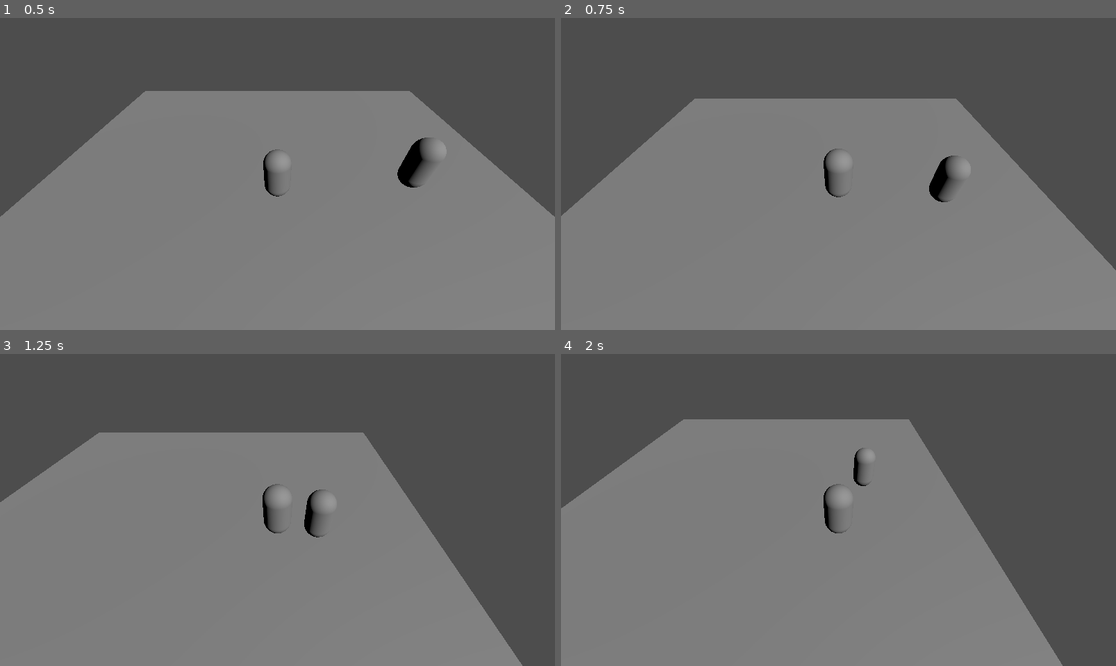
Above: before the commit, frames 1-4 (two rows, left to right).
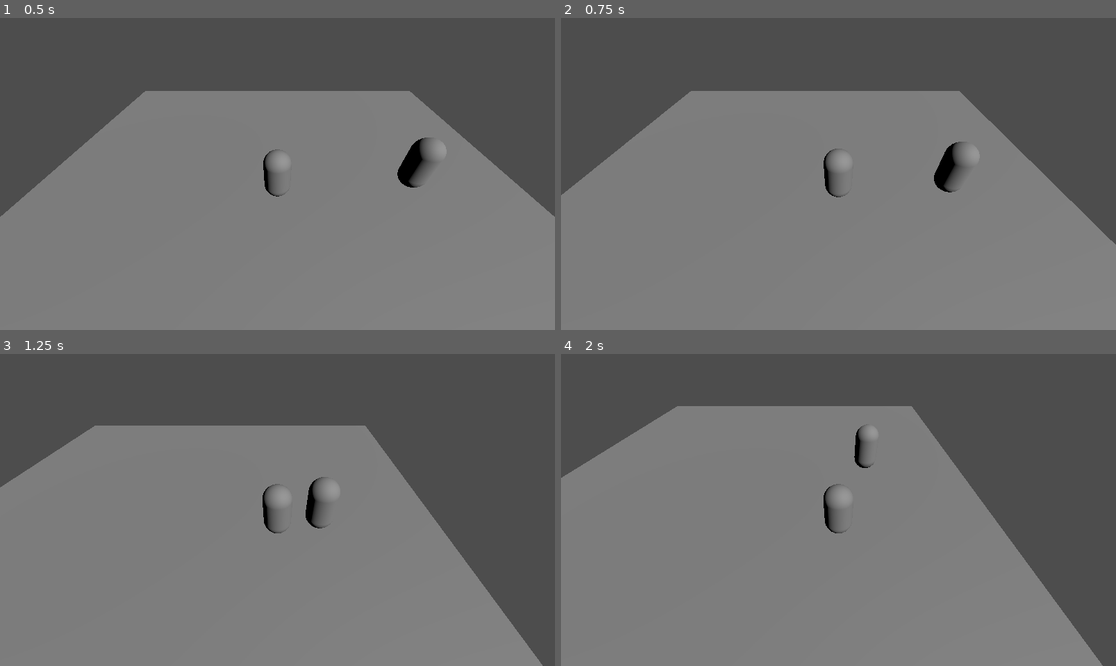
Above: after the commit, the same moments.

Repository: horangelmillan/godot_proyect
Game: Godot game, scene res://Main.tscn
Same seed, same stepped clock (60 frames per second), same inputs: the game is played once before the commit and once after it.
Inputs:
- Up to frame 1 (0.5 s): no input
- Up to frame 2 (0.75 s): tap Enter (ui_accept) at 0.5 s; hold Right (ui_right) from 0.53 s (still down); tap E (interact) at 0.6 s
- Up to frame 3 (1.25 s): keep holding Right (ui_right); tap Enter (ui_accept) at 0.77, 0.8, 1.07 s
- Up to frame 4 (2 s): release Right (ui_right) at 1.28 s; hold Down (ui_down) from 1.28 s (still down); tap Enter (ui_accept) at 1.35, 1.52, 1.82 s; tap E (interact) at 1.55 s

Frame 1 is identical in both runs. In frame 2, 4.5% of the frame differs, in the area x 0-100%, y 23-81%; in frame 3, 4.0%; in frame 4, 7.6%, in the area x 0-98%, y 16-100%.

Commit message:
Estado actual antes de separar versión IA

Diff:
--- a/nuevo-proyecto-de-juego/Main.tscn
+++ b/nuevo-proyecto-de-juego/Main.tscn
@@ -1,9 +1,9 @@
 [gd_scene format=3 uid="uid://cmyxmqdjcmwb3"]
 
-[ext_resource type="Script" uid="uid://d06w4qwkvwj2l" path="res://player.gd" id="1_glv2v"]
-[ext_resource type="Script" uid="uid://btu4usn7nbpud" path="res://camera_3d.gd" id="2_uu6xs"]
-[ext_resource type="Script" uid="uid://dlpwcs3vfh3lu" path="res://npc.gd" id="3_r0du0"]
-[ext_resource type="Script" uid="uid://dxok7c8h4ie1t" path="res://ui.gd" id="4_cm0pq"]
+[ext_resource type="Script" uid="uid://d06w4qwkvwj2l" path="res://scripts/player.gd" id="1_glv2v"]
+[ext_resource type="Script" uid="uid://btu4usn7nbpud" path="res://scripts/camera_3d.gd" id="2_uu6xs"]
+[ext_resource type="Script" uid="uid://dlpwcs3vfh3lu" path="res://scripts/npc.gd" id="3_r0du0"]
+[ext_resource type="Script" uid="uid://dxok7c8h4ie1t" path="res://scripts/ui.gd" id="4_cm0pq"]
 
 [sub_resource type="PhysicsMaterial" id="PhysicsMaterial_glv2v"]
 
--- /dev/null
+++ b/nuevo-proyecto-de-juego/core/autoload/GameEvents.gd
@@ -0,0 +1,12 @@
+extends Node
+
+signal story_flag_changed(flag_name: String, value: bool)
+signal quest_accepted(quest_id: String)
+signal quest_completed(quest_id: String)
+signal dialogue_started(dialogue_id: String)
+signal dialogue_ended()
+signal npc_visited(npc_id: String)
+signal location_visited(location_id: String)
+signal game_saved()
+signal game_loaded()
+signal player_moved(position: Vector3)
--- /dev/null
+++ b/nuevo-proyecto-de-juego/core/autoload/GameManager.gd
@@ -0,0 +1,105 @@
+extends Node
+
+const SAVE_DIR = "user://saves/"
+
+var current_story: String = "violet_evergarden"
+var story_flags: Dictionary = {}
+var player_data: Dictionary = {
+	"position": Vector3.ZERO,
+	"health": 100,
+	"level": 1
+}
+var world_state: Dictionary = {
+	"npcs_visited": [],
+	"locations_visited": []
+}
+var active_quests: Array[String] = []
+var completed_quests: Array[String] = []
+
+func _ready() -> void:
+	if not DirAccess.dir_exists_absolute(SAVE_DIR):
+		DirAccess.make_dir_absolute(SAVE_DIR)
+	load_story("violet_evergarden")
+
+func load_story(story_id: String) -> void:
+	current_story = story_id
+	reset_story_state()
+
+func reset_story_state() -> void:
+	story_flags.clear()
+	active_quests.clear()
+	completed_quests.clear()
+	world_state["npcs_visited"].clear()
+	world_state["locations_visited"].clear()
+	player_data["position"] = Vector3.ZERO
+
+func set_story_flag(flag_name: String, value: bool) -> void:
+	story_flags[flag_name] = value
+	GameEvents.story_flag_changed.emit(flag_name, value)
+
+func get_story_flag(flag_name: String, default_value: bool = false) -> bool:
+	return story_flags.get(flag_name, default_value)
+
+func has_story_flag(flag_name: String) -> bool:
+	return story_flags.has(flag_name) and story_flags[flag_name]
+
+func accept_quest(quest_id: String) -> void:
+	if quest_id not in active_quests:
+		active_quests.append(quest_id)
+		GameEvents.quest_accepted.emit(quest_id)
+
+func complete_quest(quest_id: String) -> void:
+	if quest_id in active_quests:
+		active_quests.erase(quest_id)
+	if quest_id not in completed_quests:
+		completed_quests.append(quest_id)
+		GameEvents.quest_completed.emit(quest_id)
+
+func is_quest_active(quest_id: String) -> bool:
+	return quest_id in active_quests
+
+func is_quest_completed(quest_id: String) -> bool:
+	return quest_id in completed_quests
+
+func visit_npc(npc_id: String) -> void:
+	if npc_id not in world_state["npcs_visited"]:
+		world_state["npcs_visited"].append(npc_id)
+
+func visit_location(location_id: String) -> void:
+	if location_id not in world_state["locations_visited"]:
+		world_state["locations_visited"].append(location_id)
+
+func save_game(slot: int) -> void:
+	var save_data = {
+		"timestamp": Time.get_ticks_msec(),
+		"story": current_story,
+		"player_position": player_data["position"],
+		"story_flags": story_flags,
+		"active_quests": active_quests,
+		"completed_quests": completed_quests,
+		"world_state": world_state
+	}
+
+	var file_path = SAVE_DIR + "save_%d.json" % slot
+	var file = FileAccess.open(file_path, FileAccess.WRITE)
+	if file:
+		file.store_var(save_data)
+
+func load_game(slot: int) -> bool:
+	var file_path = SAVE_DIR + "save_%d.json" % slot
+	if ResourceLoader.exists(file_path):
+		var file = FileAccess.open(file_path, FileAccess.READ)
+		if file:
+			var save_data = file.get_var()
+			apply_save_data(save_data)
+			return true
+	return false
+
+func apply_save_data(save_data: Dictionary) -> void:
+	current_story = save_data.get("story", "violet_evergarden")
+	player_data["position"] = save_data.get("player_position", Vector3.ZERO)
+	story_flags = save_data.get("story_flags", {})
+	active_quests = save_data.get("active_quests", [])
+	completed_quests = save_data.get("completed_quests", [])
+	world_state = save_data.get("world_state", {})
+	GameEvents.game_loaded.emit()
--- /dev/null
+++ b/nuevo-proyecto-de-juego/core/story/StoryBase.gd
@@ -0,0 +1,29 @@
+# core/story/StoryBase.gd
+# Clase base para todas las historias
+# Cada historia debe heredar de StoryBase e implementar su propia lógica
+
+extends Node
+
+class_name StoryBase
+
+var story_id: String = "unnamed_story"
+var story_type: String = "generic"  # circular_world, dungeon, city, etc.
+
+func _ready() -> void:
+    pass
+
+func load_characters() -> void:
+    # Implementar en subclases
+    pass
+
+func load_scenes() -> void:
+    # Implementar en subclases
+    pass
+
+func setup_initial_state() -> void:
+    # Implementar en subclases
+    pass
+
+func load_world() -> void:
+    # Implementar en subclases
+    pass
--- /dev/null
+++ b/nuevo-proyecto-de-juego/core/systems/camera/camera_controller.gd
@@ -0,0 +1,29 @@
+extends Camera3D
+
+@export var player: CharacterBody3D
+
+var exploration_offset = Vector3(0, 5, 5)
+var dialogue_offset = Vector3(0, 3, 3)
+var follow_speed = 5.0
+
+var current_offset = exploration_offset
+
+func enter_dialogue():
+	current_offset = dialogue_offset
+
+func exit_dialogue():
+	current_offset = exploration_offset
+
+func _process(delta: float) -> void:
+	if player:
+		var target_position = player.global_position + current_offset
+
+		global_position = global_position.lerp(
+			target_position,
+			delta * follow_speed
+		)
+
+		look_at(
+			player.global_position,
+			Vector3.UP
+		)
--- /dev/null
+++ b/nuevo-proyecto-de-juego/core/systems/dialogue/npc.gd
@@ -0,0 +1,27 @@
+extends CharacterBody3D
+
+@export var npc_id: String = "npc_default"
+@export var npc_name: String = "NPC"
+
+var dialogue = [
+	"Hola aventurero",
+	"Bienvenido al pueblo",
+	"Espero que disfrutes tu estancia"
+]
+
+func interact(player):
+	face_player(player)
+
+	var ui = get_tree().get_first_node_in_group("ui")
+
+	if ui:
+		ui.start_dialogue(dialogue)
+		GameEvents.npc_visited.emit(npc_id)
+
+func face_player(player):
+	var direction = player.global_position - global_position
+	direction.y = 0
+	look_at(
+		global_position + direction,
+		Vector3.UP
+	)
--- a/nuevo-proyecto-de-juego/player.gd
+++ b/nuevo-proyecto-de-juego/core/systems/player/player_controller.gd
@@ -1,11 +1,10 @@
 extends CharacterBody3D
 
 const SPEED = 5.0
-const JUMP_VELOCITY = 4.5
+const JUMP_VELOCITY = 2
 var interaction_distance = 1.5
 
 func handle_interaction():
-
 	var ui = get_tree().get_first_node_in_group("ui")
 
 	if ui and ui.is_dialogue_open():
@@ -14,25 +13,20 @@
 		try_interact()
 
 func try_interact():
-
 	var npcs = get_tree().get_nodes_in_group("npc")
 
 	for npc in npcs:
-
-		var distance = global_position.distance_to(
-			npc.global_position
-		)
+		var distance = global_position.distance_to(npc.global_position)
 
 		if distance < interaction_distance:
 			npc.interact(self)
+			GameManager.visit_npc(npc.npc_id)
 			return
 
 func _physics_process(delta: float) -> void:
-	# Add the gravity.
 	if not is_on_floor():
 		velocity += get_gravity() * delta
 
-	# Handle jump.
 	if Input.is_action_just_pressed("ui_accept") and is_on_floor():
 		velocity.y = JUMP_VELOCITY
 
@@ -42,15 +36,11 @@
 	var ui = get_tree().get_first_node_in_group("ui")
 
 	if ui and ui.is_dialogue_open():
-
 		velocity.x = 0
 		velocity.z = 0
-
 		move_and_slide()
 		return
 
-	# Get the input direction and handle the movement/deceleration.
-	# As good practice, you should replace UI actions with custom gameplay actions.
 	var input_dir := Input.get_vector("ui_left", "ui_right", "ui_up", "ui_down")
 	var direction := (transform.basis * Vector3(input_dir.x, 0, input_dir.y)).normalized()
 	if direction:
@@ -61,3 +51,5 @@
 		velocity.z = move_toward(velocity.z, 0, SPEED)
 
 	move_and_slide()
+	GameManager.player_data["position"] = global_position
+	GameEvents.player_moved.emit(global_position)
--- /dev/null
+++ b/nuevo-proyecto-de-juego/core/systems/ui/dialogue_ui.gd
@@ -0,0 +1,66 @@
+extends CanvasLayer
+
+@onready var dialogue_box = $RootUI/DialogueBox
+@onready var dialogue_text = $RootUI/DialogueBox/Content/DialogueText
+var dialogue_open = false
+var dialogue_lines = []
+var current_line = 0
+var is_typing = false
+var full_text = ""
+
+func start_typing():
+	is_typing = true
+
+	for letter in full_text:
+		dialogue_text.text += letter
+		await get_tree().create_timer(0.03).timeout
+
+	is_typing = false
+
+func show_dialogue(text: String):
+	full_text = text
+	dialogue_text.text = ""
+
+	start_typing()
+	dialogue_box.visible = true
+	dialogue_open = true
+	var camera = get_tree().get_first_node_in_group("main_camera")
+
+	if camera:
+		camera.enter_dialogue()
+
+	GameEvents.dialogue_started.emit("")
+
+func hide_dialogue():
+	dialogue_box.visible = false
+	dialogue_open = false
+	var camera = get_tree().get_first_node_in_group("main_camera")
+
+	if camera:
+		camera.exit_dialogue()
+
+	GameEvents.dialogue_ended.emit()
+
+func is_dialogue_open():
+	return dialogue_open
+
+func consume_interact():
+	return dialogue_open
+
+func toggle_dialogue():
+	if dialogue_open:
+		hide_dialogue()
+
+func start_dialogue(lines):
+	dialogue_lines = lines
+	current_line = 0
+	show_dialogue(dialogue_lines[current_line])
+
+func next_dialogue():
+	current_line += 1
+
+	if current_line >= dialogue_lines.size():
+		hide_dialogue()
+		return
+
+	show_dialogue(dialogue_lines[current_line])
--- /dev/null
+++ b/nuevo-proyecto-de-juego/core/utils/constants.gd
@@ -0,0 +1,36 @@
+# core/utils/constants.gd
+# Constantes compartidas del motor
+
+extends Node
+
+class_name GameConstants
+
+# Velocidades
+const PLAYER_SPEED = 5.0
+const PLAYER_JUMP_VELOCITY = 2.0
+const CAMERA_FOLLOW_SPEED = 5.0
+
+# Distancias
+const INTERACTION_DISTANCE = 1.5
+
+# Paths
+const SAVES_DIR = "user://saves/"
+const STORIES_PATH = "res://stories/"
+const RESOURCES_PATH = "res://stories/{story}/data/{type}/"
+
+# Tiempos
+const TYPEWRITER_DELAY = 0.03  # segundos entre letras
+const DIALOGUE_TIMEOUT = 0.1   # segundos mínimo antes de poder continuar
+
+# Offsets de cámara
+const CAMERA_EXPLORATION_OFFSET = Vector3(0, 5, 5)
+const CAMERA_DIALOGUE_OFFSET = Vector3(0, 3, 3)
+
+# Estados
+enum QuestState { INACTIVE = 0, ACTIVE = 1, COMPLETED = 2 }
+enum TimeOfDay { MORNING = 0, AFTERNOON = 1, NIGHT = 2 }
+
+# Configuración de juego
+const DEFAULT_STORY = "violet_evergarden"
+const DEFAULT_SAVE_SLOT = 0
+const MAX_SAVE_SLOTS = 10
--- a/nuevo-proyecto-de-juego/project.godot
+++ b/nuevo-proyecto-de-juego/project.godot
@@ -7,6 +7,11 @@
 ;   param=value ; assign values to parameters
 
 config_version=5
+
+[autoload]
+
+GameManager="*res://core/autoload/GameManager.gd"
+GameEvents="*res://core/autoload/GameEvents.gd"
 
 [application]
 
--- /dev/null
+++ b/nuevo-proyecto-de-juego/scripts/player.gd
@@ -0,0 +1,63 @@
+extends CharacterBody3D
+
+const SPEED = 5.0
+const JUMP_VELOCITY = 2
+var interaction_distance = 1.5
+
+func handle_interaction():
+
+	var ui = get_tree().get_first_node_in_group("ui")
+
+	if ui and ui.is_dialogue_open():
+		ui.next_dialogue()
+	else:
+		try_interact()
+
+func try_interact():
+
+	var npcs = get_tree().get_nodes_in_group("npc")
+
+	for npc in npcs:
+
+		var distance = global_position.distance_to(
+			npc.global_position
+		)
+
+		if distance < interaction_distance:
+			npc.interact(self)
+			return
+
+func _physics_process(delta: float) -> void:
+	# Add the gravity.
+	if not is_on_floor():
+		velocity += get_gravity() * delta
+
+	# Handle jump.
+	if Input.is_action_just_pressed("ui_accept") and is_on_floor():
+		velocity.y = JUMP_VELOCITY
+
+	if Input.is_action_just_pressed("interact"):
+		handle_interaction()
+
+	var ui = get_tree().get_first_node_in_group("ui")
+
+	if ui and ui.is_dialogue_open():
+
+		velocity.x = 0
+		velocity.z = 0
+
+		move_and_slide()
+		return
+
+	# Get the input direction and handle the movement/deceleration.
+	# As good practice, you should replace UI actions with custom gameplay actions.
+	var input_dir := Input.get_vector("ui_left", "ui_right", "ui_up", "ui_down")
+	var direction := (transform.basis * Vector3(input_dir.x, 0, input_dir.y)).normalized()
+	if direction:
+		velocity.x = direction.x * SPEED
+		velocity.z = direction.z * SPEED
+	else:
+		velocity.x = move_toward(velocity.x, 0, SPEED)
+		velocity.z = move_toward(velocity.z, 0, SPEED)
+
+	move_and_slide()
Not shown, added: nuevo-proyecto-de-juego/core/autoload/GameEvents.gd.uid
Not shown, added: nuevo-proyecto-de-juego/core/autoload/GameManager.gd.uid
Not shown, added: nuevo-proyecto-de-juego/core/story/StoryBase.gd.uid
Not shown, added: nuevo-proyecto-de-juego/core/systems/camera/camera_controller.gd.uid
Not shown, added: nuevo-proyecto-de-juego/core/systems/dialogue/npc.gd.uid
Not shown, added: nuevo-proyecto-de-juego/core/systems/player/player_controller.gd.uid
Not shown, added: nuevo-proyecto-de-juego/core/systems/ui/dialogue_ui.gd.uid
Not shown, added: nuevo-proyecto-de-juego/core/utils/constants.gd.uid
Renamed: nuevo-proyecto-de-juego/camera_3d.gd -> nuevo-proyecto-de-juego/scripts/camera_3d.gd
Renamed: nuevo-proyecto-de-juego/camera_3d.gd.uid -> nuevo-proyecto-de-juego/scripts/camera_3d.gd.uid
Renamed: nuevo-proyecto-de-juego/npc.gd -> nuevo-proyecto-de-juego/scripts/npc.gd
Renamed: nuevo-proyecto-de-juego/npc.gd.uid -> nuevo-proyecto-de-juego/scripts/npc.gd.uid
(and 11 more such lines)
